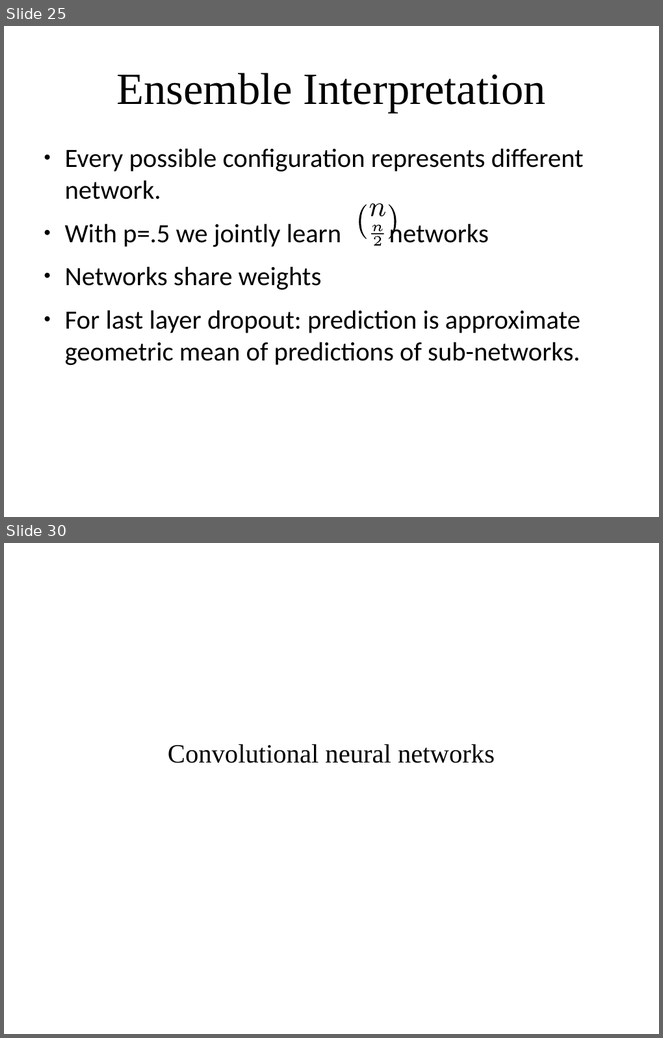
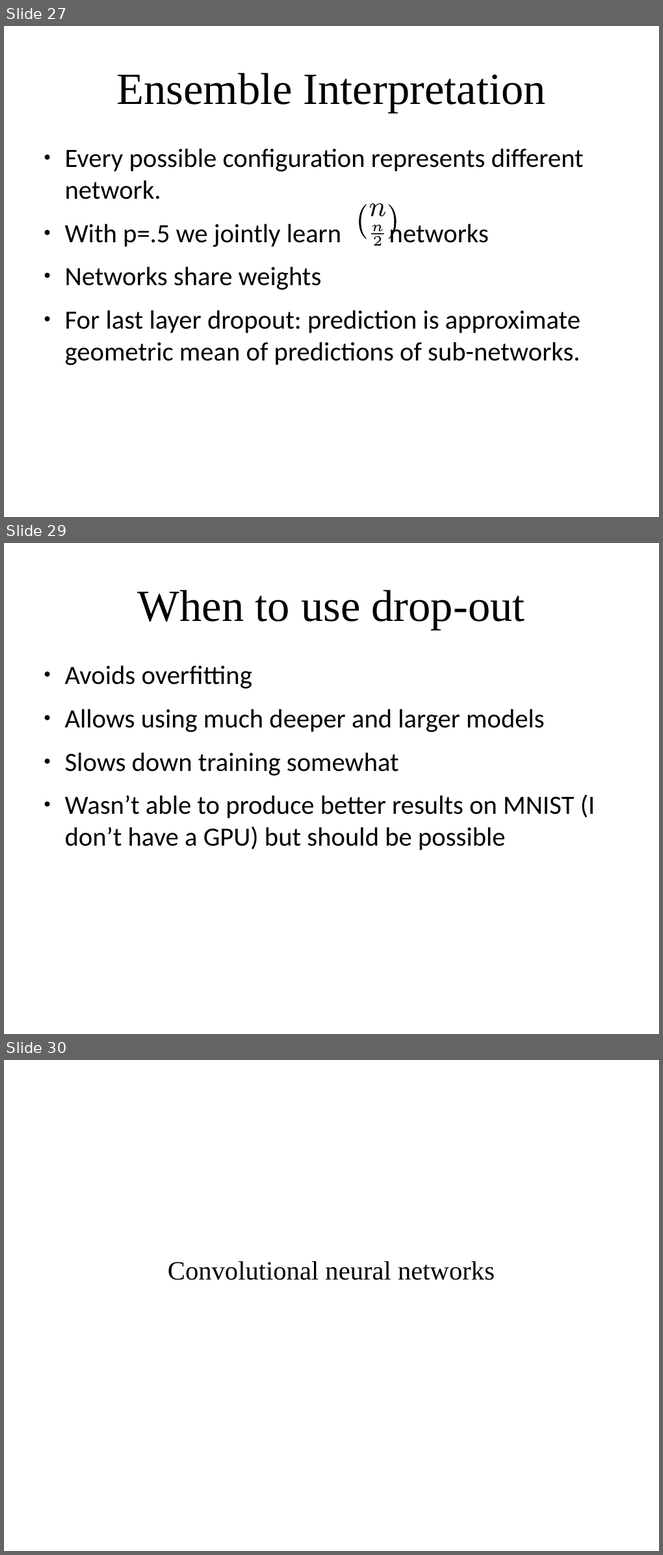
Before and after one commit to amueller/applied_ml_spring_2017, a slide deck: slides/aml-23-041717.odp. Shown one above the other, each under a label of ours: slides 25 and 30 before the commit, slides 27, 29 and 30 after it; the slides between them are not shown. The pictures are 663x1038 and 663x1555 pixels, drawn with LibreOffice and Linux fonts; fonts in the diff are those of the drawing. Boxes give left, top, right and bottom in pixels: in the first picture for what was removed or moved away, otherwise in the second. Text is boxed around its words. In the diff, an @@ line names an element or a change of style, - is before the commit and + after.

```diff
--- a/slides/aml-23-041717.odp
+++ b/slides/aml-23-041717.odp
@@ slide 29 added at [4, 543, 659, 1034], background #FFFFFF @@
@@ title added at [138, 590, 525, 630], 54 pt, text #000000 @@
+When to use drop-out
@@ text added at [65, 665, 596, 850], 32 pt, text #000000 @@
+● Avoids overfitting
+● Allows using much deeper and larger models
+● Slows down training somewhat
+● Wasn’t able to produce better results on MNIST (I don’t have a GPU) but should be possible
@@ what was slide 25 is now slide 27 @@
```
Also in this commit, not shown: 11 slides changed, 10 other slides added, 4 slides removed, 2 other files.
